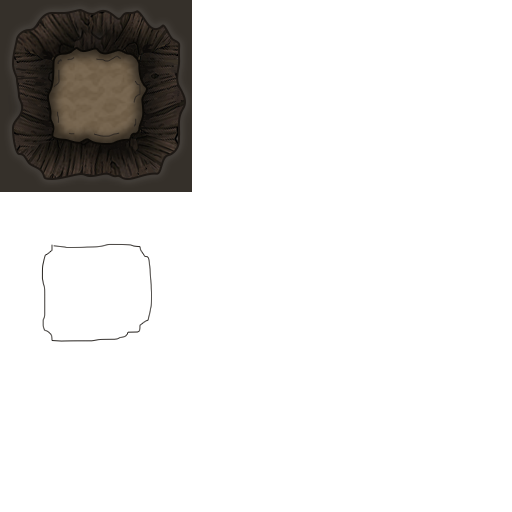
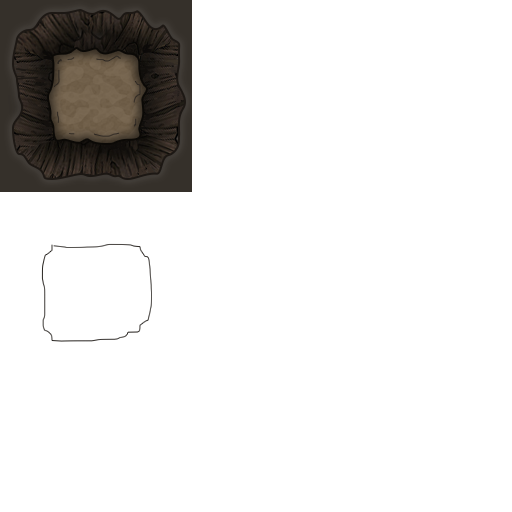
Revision of a layered 512 x 512 image; what changed, layer by layer:
painted on "Shape 1" over box(51, 49, 142, 142)
